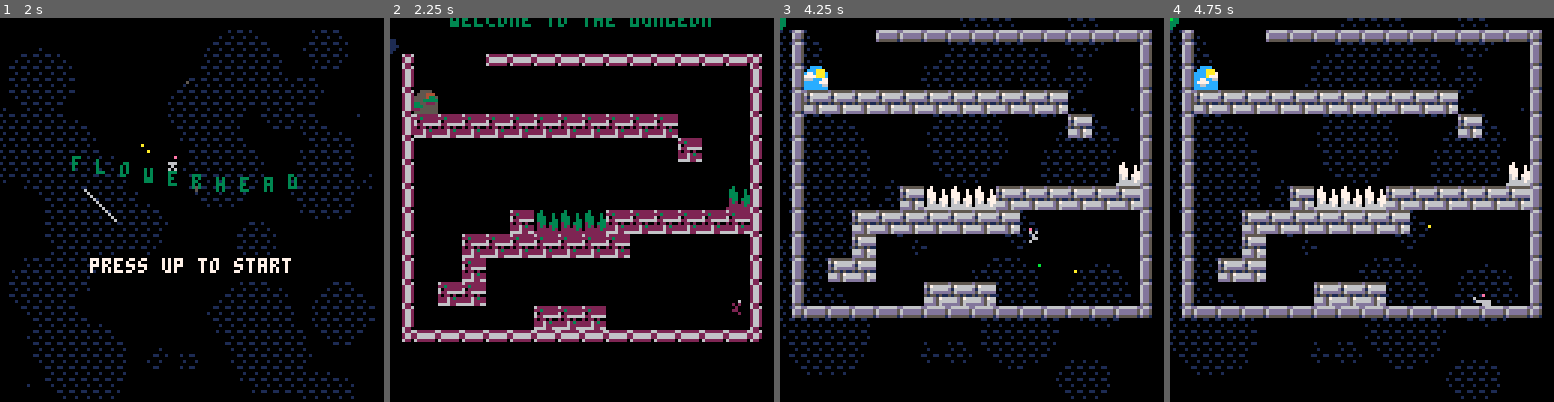
Above: before the commit, frames 1-4 (left to right).
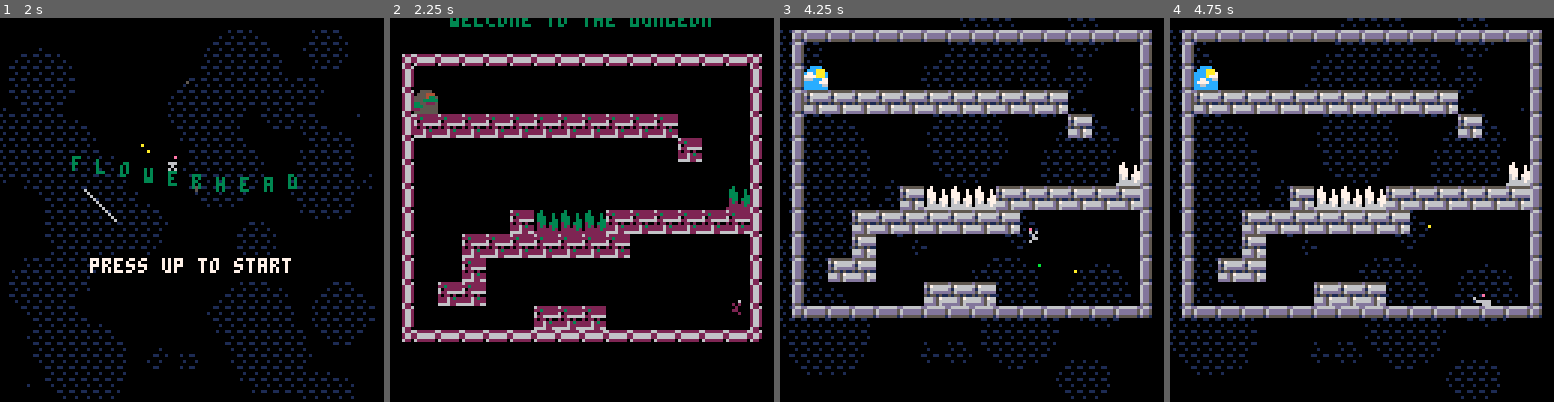
Above: after the commit, the same moments.

Repository: charlietran/flowerhead
Game: PICO-8 cartridge flowerhead.p8
The game is run twice, just before and just after one commit, with the same random seed, the same clock (stepped at 60 frames per second) and the same inputs.
Inputs:
- Up to frame 1 (2 s): tap X (X key) at 0.33, 1.07, 1.85 s; tap O (Z key) at 0.7, 1.7 s; hold Right from 1.6 s (still down)
- Up to frame 2 (2.25 s): release Right at 2.1 s; tap O (Z key) at 2.1 s; hold Up from 2.15 s (still down)
- Up to frame 3 (4.25 s): release Up at 2.42 s; hold Right 2.47-3.03 s; tap O (Z key) every 0.4 s from 2.5 to 4.1 s; tap X (X key) at 2.97, 4.08 s; hold Left 3.08-3.58 s; hold Down 3.63-3.97 s; hold Right from 4.02 s (still down)
- Up to frame 4 (4.75 s): tap O (Z key) at 4.5 s; release Right at 4.68 s; hold Up from 4.73 s (still down)

Frame 1 is identical in both runs. In frame 2, 0.6% of the frame differs, in the area x 0-25%, y 5-13%; in frame 3, 0.6%; in frame 4, 0.6%, in the area x 0-25%, y 0-7%.

Commit message:
Level reset cleanup

Diff:
--- a/flowerhead.p8
+++ b/flowerhead.p8
@@ -106,29 +106,31 @@
   player:init()
   cam.fadeout=1
 
-  if lvl.start_opened then
-    lvl:open_door(false)
-  end
+  lvl.door_open=lvl.start_opened
 
   if not lvl.started then
     lvl.started=true
     banners:add(lvl)
   end
 
+  -- reset all the planted tiles / grass counts
   grasses.map={}
   grasses.tiles={}
   for _,t in pairs(lvl.changed_tiles) do
     mset(t[1],t[2],t[3])
   end
+
   lvl.percent_complete=0
   lvl.planted=0
-  remove_entities("bomb")
-  remove_entities("flowerheart")
-  flowerheart_class:new({x=lvl.flowerheart_x,y=lvl.flowerheart_y})
   lvl.bombs_disabled=true
+  entities={player}
+  if lvl.flowerheart_x then
+    flowerheart_class:new({x=lvl.flowerheart_x,y=lvl.flowerheart_y})
+  end
   truncate(grasses.map)
   truncate(specks.list)
   truncate(explosions.list)
+  truncate(deferred_draws)
 end
 
 function clouds:init()
@@ -417,8 +419,6 @@
   if lvl.exited then
     map(lvl.door_cx,lvl.door_cy,lvl.door_sx,lvl.door_sy,1,1)
   else
-    -- fill the negative space around the level
-
     -- otherwise, draw the whole current level
     map(lvl.cx1,lvl.cy1, -- cell coords of level origin
       lvl.sx1,lvl.sy1, -- screen coords of level origin
@@ -2693,7 +2693,7 @@
 000301030101010101010100010000000000000000000000000000000000000008080808080c0c0c0c0c0000000000001010101000000000000000000000000000000000000000000000000000000000000000000000002020202020200000000000000000000000000000000000000000000000000000000000000000000000
 0000000000000000000000000000000000000000000000000000000000000000000000000000000000000000000000000000000000000000000000000000000000000000000000000000000000000000000000000000000000000000000000000000000000000000000000000000000000000000000000000000000000000000
 __map__
-0800000005050505050505050505050908050505050505050505050505050509080505050505050505050505050509000805050505050505050505050505050900000000000000000000000000000000000000000000000000000000000000000000000000000000000000000000000000000000000000000000000000000000
+0805050505050505050505050505050908050505050505050505050505050509080505050505050505050505050509000805050505050505050505050505050900000000000000000000000000000000000000000000000000000000000000000000000000000000000000000000000000000000000000000000000000000000
 0270000000000000000000000000000402010100003132000033330000010104020000000000000000000000000004000200000000000000000000000000000400000000000000000000000000000000000000000000000000000000000000000000000000000000000000000000000000000000000000000000000000000000
 0224700000000000000000000000000402010000003132000000000000000104020000000000000000000000000004000200000000000000000000000000000400000000000000000000000000000000000000000000000000000000000000000000000000000000000000000000000000000000000000000000000000000000
 0201010101010101010101010000000402000000003132000000000000000004020000000000005700000000000004000200000000000000000000000000000400000000000000000000000000000000000000000000000000000000000000000000000000000000000000000000000000000000000000000000000000000000
@@ -2705,7 +2705,7 @@
 0200000100000000000000000000000402000000000000000000000001010004020000000101010101010000002304000200000000000000000000000000000400000000000000000000000000000000000000000000000000000000000000000000000000000000000000000000000000000000000000000000000000000000
 0200010100000000000000000000000402000000000000000000000000010004020000000000000000000000010104000200000000000000000000000000000400000000000000000000000000000000000000000000000000000000000000000000000000000000000000000000000000000000000000000000000000000000
 0200000000000101010000000000400402400000000000000000000000010004020000000000000000000001010104000200000000000000000000000000000400000000000000000000000000000000000000000000000000000000000000000000000000000000000000000000000000000000000000000000000000000000
-0703030303030303030303030303030602010000003030000030300000000004020000000000000000000101010104000200000000000000000000000000000400000000000000000000000000000000000000000000000000000000000000000000000000000000000000000000000000000000000000000000000000000000
+0703030303030303030303030303030602000000003030000030300000000004020000000000000000000101010104000200000000000000000000000000000400000000000000000000000000000000000000000000000000000000000000000000000000000000000000000000000000000000000000000000000000000000
 0000000000000000000000000000000007030303030303030303030303030306020000000000000000010101010104000200000000000000000000000000000400000000000000000000000000000000000000000000000000000000000000000000000000000000000000000000000000000000000000000000000000000000
 0000000000000000000000000000000000000000000000000000000000000000024000000000000001010101010104000230303030303030303030303030300400000000000000000000000000000000000000000000000000000000000000000000000000000000000000000000000000000000000000000000000000000000
 0000000000000000000000000000000000000000000000000000000000000000070303030303030303030303030306000703030303030303030303030303030600000000000000000000000000000000000000000000000000000000000000000000000000000000000000000000000000000000000000000000000000000000
